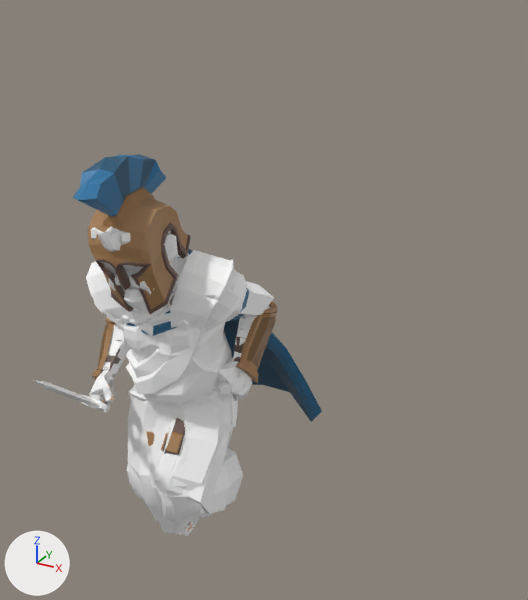
The FBX model Assets/Animations/Running.fbx: old version first, new version second.
Camera for both pictures: a 50 mm camera at (160.0, -528.0, 239.0) aimed at (-32.0, -180.0, 65.0). The lights are fixed; the arrows at lower left show +X, +Y and +Z. Both versions are drawn at frame 43 of the action 'mixamo.com'; the numbers are the values there.

Objects in the first picture: 'SK_Chr_Attach_Cape_01', 'SM_Chr_Attach_Helmet_05', 'SM_Chr_Captain_Male_01', 'SM_Chr_Farmer_Female_01', 'SM_Chr_Farmer_Male_01', 'SM_Chr_Hair_Beard_03', 'SM_Chr_Hair_Male_04', 'SM_Chr_Leader_Male_01', 'SM_Chr_Politician_Male_01', 'SM_Chr_Soldier_Female_02', 'SM_Chr_Solider_Male_01', 'SM_Chr_Upperclass_Female_01', 'SM_Chr_Upperclass_Male_01', 'SM_Chr_Worker_Female_01', 'SM_Chr_Worker_Male_01', 'Spada'.
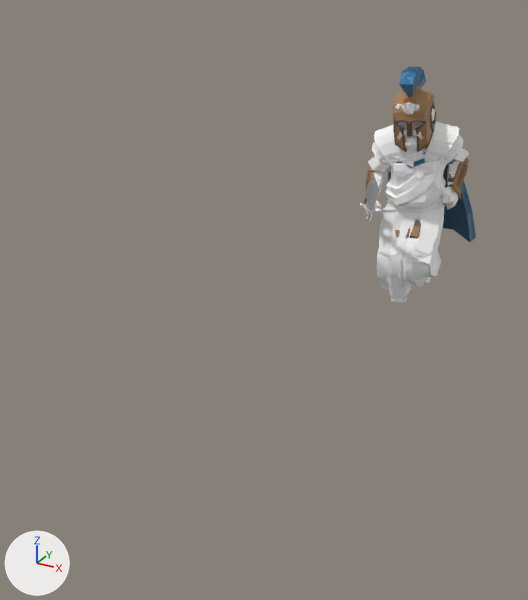
Boxes [x1, y1, x2, y2] around the edits, measured in the pictures (528 x 600 px):
'SM_Chr_Upperclass_Male_01', moved
    before: [91, 234, 270, 522]
    after: [374, 123, 458, 282]
'SM_Chr_Attach_Helmet_05', moved
    before: [73, 154, 191, 314]
    after: [393, 66, 436, 152]
'SM_Chr_Solider_Male_01', moved
    before: [86, 237, 247, 531]
    after: [372, 122, 463, 301]
'SM_Chr_Worker_Female_01', moved
    before: [104, 306, 270, 533]
    after: [366, 191, 458, 298]
'SM_Chr_Captain_Male_01', moved
    before: [91, 249, 277, 534]
    after: [364, 123, 469, 300]
'SK_Chr_Attach_Cape_01', moved
    before: [224, 317, 322, 422]
    after: [387, 164, 476, 242]
'SM_Chr_Soldier_Female_02', moved
    before: [103, 233, 257, 444]
    after: [374, 123, 460, 293]
'SM_Chr_Politician_Male_01', moved
    before: [92, 258, 274, 536]
    after: [368, 123, 469, 303]
'SM_Chr_Leader_Male_01', moved
    before: [89, 244, 246, 528]
    after: [376, 121, 450, 297]
'Spada', moved
    before: [34, 381, 110, 412]
    after: [360, 177, 381, 221]
'SM_Chr_Farmer_Male_01', moved
    before: [89, 266, 252, 449]
    after: [365, 122, 458, 235]
'SM_Chr_Hair_Male_04', moved
    before: [91, 227, 171, 252]
    after: [395, 102, 419, 115]
'SM_Chr_Hair_Beard_03', moved
    before: [108, 275, 154, 310]
    after: [397, 130, 424, 150]
'SM_Chr_Farmer_Female_01', moved
    before: [135, 234, 249, 452]
    after: [366, 108, 457, 288]
'SM_Chr_Upperclass_Female_01', moved
    before: [105, 233, 270, 465]
    after: [372, 168, 456, 247]
'SM_Chr_Worker_Male_01', moved (not visible afterwards)
    before: [93, 248, 243, 401]

Patch to the scene script:
```diff
--- a/Assets/Animations/Running.fbx.py
+++ b/Assets/Animations/Running.fbx.py
@@ ob_sm_chr_soldier_female_02 @@
 ob_sm_chr_soldier_female_02 = bpy.data.objects.new('SM_Chr_Soldier_Female_02', me_scene_007)
-ob_sm_chr_soldier_female_02.location = (-3.7, -300.7, -6.2)
+ob_sm_chr_soldier_female_02.location = (-3.7, 7.0, -6.2)
 ob_sm_chr_soldier_female_02.rotation_euler = (1.666, 0.0374, 0.0529)  # degrees (95, 2.1, 3)
@@ ob_spada @@
 ob_spada = bpy.data.objects.new('Spada', me_scene_003)
-ob_spada.location = (-26.1, -333.4, 78.0)
+ob_spada.location = (-26.1, -25.7, 78.0)
 ob_spada.rotation_euler = (1.908, -0.854, 1.516)  # degrees (109, -49, 87)
@@ ob_sm_chr_farmer_male_01 @@
 ob_sm_chr_farmer_male_01 = bpy.data.objects.new('SM_Chr_Farmer_Male_01', me_scene_012)
-ob_sm_chr_farmer_male_01.location = (-3.7, -300.7, -6.2)
+ob_sm_chr_farmer_male_01.location = (-3.7, 7.0, -6.2)
 ob_sm_chr_farmer_male_01.rotation_euler = (1.666, 0.0374, 0.0529)  # degrees (95, 2.1, 3)
@@ ob_sk_chr_attach_cape_01 @@
 ob_sk_chr_attach_cape_01 = bpy.data.objects.new('SK_Chr_Attach_Cape_01', me_scene_004)
-ob_sk_chr_attach_cape_01.location = (5.6, -386.4, 119.9)
+ob_sk_chr_attach_cape_01.location = (5.6, -78.7, 119.9)
 ob_sk_chr_attach_cape_01.rotation_euler = (1.742, 0.0374, 0.0529)  # degrees (100, 2.1, 3)
@@ ob_sm_chr_upperclass_male_01 @@
 ob_sm_chr_upperclass_male_01 = bpy.data.objects.new('SM_Chr_Upperclass_Male_01', me_scene_008)
-ob_sm_chr_upperclass_male_01.location = (-3.7, -300.7, -6.2)
+ob_sm_chr_upperclass_male_01.location = (-3.7, 7.0, -6.2)
 ob_sm_chr_upperclass_male_01.rotation_euler = (1.666, 0.0374, 0.0529)  # degrees (95, 2.1, 3)
@@ ob_sm_chr_hair_beard_03 @@
 ob_sm_chr_hair_beard_03 = bpy.data.objects.new('SM_Chr_Hair_Beard_03', me_scene_001)
-ob_sm_chr_hair_beard_03.location = (1.4, -329.8, 145.4)
+ob_sm_chr_hair_beard_03.location = (1.4, -22.1, 145.4)
 ob_sm_chr_hair_beard_03.rotation_euler = (2.012, -0.0566, 0.105)  # degrees (115, -3.2, 6)
@@ ob_sm_chr_attach_helmet_05 @@
 ob_sm_chr_attach_helmet_05 = bpy.data.objects.new('SM_Chr_Attach_Helmet_05', me_scene_002)
-ob_sm_chr_attach_helmet_05.location = (1.4, -329.8, 145.4)
+ob_sm_chr_attach_helmet_05.location = (1.4, -22.1, 145.4)
 ob_sm_chr_attach_helmet_05.rotation_euler = (2.012, -0.0566, 0.105)  # degrees (115, -3.2, 6)
@@ ob_sm_chr_solider_male_01 @@
 ob_sm_chr_solider_male_01 = bpy.data.objects.new('SM_Chr_Solider_Male_01', me_scene_010)
-ob_sm_chr_solider_male_01.location = (859.9, -255.0, -38.5)
+ob_sm_chr_solider_male_01.location = (859.9, 52.7, -38.5)
 ob_sm_chr_solider_male_01.rotation_euler = (1.666, 0.0374, 0.0529)  # degrees (95, 2.1, 3)
@@ ob_sm_chr_farmer_female_01 @@
 ob_sm_chr_farmer_female_01 = bpy.data.objects.new('SM_Chr_Farmer_Female_01', me_scene_011)
-ob_sm_chr_farmer_female_01.location = (-3.7, -300.7, -6.2)
+ob_sm_chr_farmer_female_01.location = (-3.7, 7.0, -6.2)
 ob_sm_chr_farmer_female_01.rotation_euler = (1.666, 0.0374, 0.0529)  # degrees (95, 2.1, 3)
@@ ob_sm_chr_worker_female_01 @@
 ob_sm_chr_worker_female_01 = bpy.data.objects.new('SM_Chr_Worker_Female_01', me_scene_013)
-ob_sm_chr_worker_female_01.location = (-3.7, -300.7, -6.2)
+ob_sm_chr_worker_female_01.location = (-3.7, 7.0, -6.2)
 ob_sm_chr_worker_female_01.rotation_euler = (1.666, 0.0374, 0.0529)  # degrees (95, 2.1, 3)
@@ ob_sm_chr_upperclass_female_01 @@
 ob_sm_chr_upperclass_female_01 = bpy.data.objects.new('SM_Chr_Upperclass_Female_01', me_scene_014)
-ob_sm_chr_upperclass_female_01.location = (-3.7, -300.7, -6.2)
+ob_sm_chr_upperclass_female_01.location = (-3.7, 7.0, -6.2)
 ob_sm_chr_upperclass_female_01.rotation_euler = (1.666, 0.0374, 0.0529)  # degrees (95, 2.1, 3)
@@ ob_sm_chr_worker_male_01 @@
 ob_sm_chr_worker_male_01 = bpy.data.objects.new('SM_Chr_Worker_Male_01', me_scene_015)
-ob_sm_chr_worker_male_01.location = (-3.7, -300.7, -6.2)
+ob_sm_chr_worker_male_01.location = (-3.7, 7.0, -6.2)
 ob_sm_chr_worker_male_01.rotation_euler = (1.666, 0.0374, 0.0529)  # degrees (95, 2.1, 3)
@@ ob_sm_chr_hair_male_04 @@
 ob_sm_chr_hair_male_04 = bpy.data.objects.new('SM_Chr_Hair_Male_04', me_scene)
-ob_sm_chr_hair_male_04.location = (1.4, -329.8, 145.4)
+ob_sm_chr_hair_male_04.location = (1.4, -22.1, 145.4)
 ob_sm_chr_hair_male_04.rotation_euler = (2.012, -0.0566, 0.105)  # degrees (115, -3.2, 6)
@@ ob_sm_chr_leader_male_01 @@
 ob_sm_chr_leader_male_01 = bpy.data.objects.new('SM_Chr_Leader_Male_01', me_scene_005)
-ob_sm_chr_leader_male_01.location = (-3.7, -300.7, -6.2)
+ob_sm_chr_leader_male_01.location = (-3.7, 7.0, -6.2)
 ob_sm_chr_leader_male_01.rotation_euler = (1.666, 0.0374, 0.0529)  # degrees (95, 2.1, 3)
@@ ob_sm_chr_politician_male_01 @@
 ob_sm_chr_politician_male_01 = bpy.data.objects.new('SM_Chr_Politician_Male_01', me_scene_006)
-ob_sm_chr_politician_male_01.location = (-3.7, -300.7, -6.2)
+ob_sm_chr_politician_male_01.location = (-3.7, 7.0, -6.2)
 ob_sm_chr_politician_male_01.rotation_euler = (1.666, 0.0374, 0.0529)  # degrees (95, 2.1, 3)
@@ ob_sm_chr_captain_male_01 @@
 ob_sm_chr_captain_male_01 = bpy.data.objects.new('SM_Chr_Captain_Male_01', me_scene_009)
-ob_sm_chr_captain_male_01.location = (648.9, -266.1, -30.6)
+ob_sm_chr_captain_male_01.location = (648.9, 41.5, -30.6)
 ob_sm_chr_captain_male_01.rotation_euler = (1.666, 0.0374, 0.0529)  # degrees (95, 2.1, 3)
```
